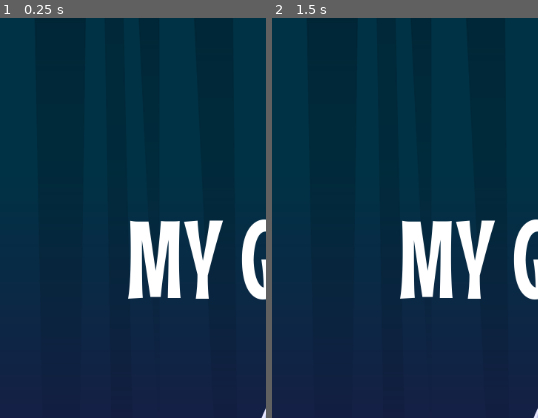
Above: before the commit, frames 1-2 (left to right).
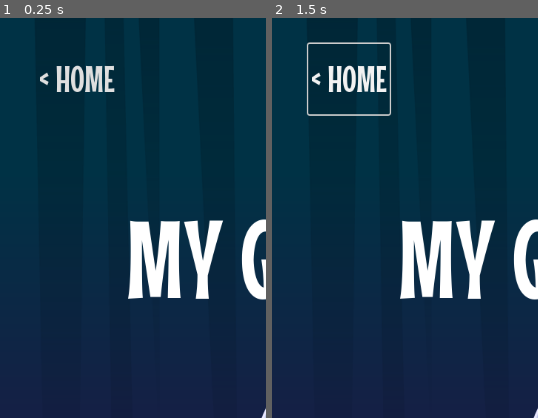
Above: after the commit, the same moments.

Repository: drxwat/godot4-mobile-game-course
Game: Godot game, scene res://scenes/start_screen/start_screen.tscn
Same seed, same stepped clock (60 frames per second), same inputs: the game is played once before the commit and once after it. The project has no main scene, so this scene is started directly.
Inputs:
- Up to frame 1 (0.25 s): no input
- Up to frame 2 (1.5 s): click "PLAY" (after the commit: "< HOME") at 0.5 s; click "PLAY" at 1.25 s
The pictures show only the part of the screen within x 0-50%, y 0-50%; the shares and areas given below are measured in that part.

The runs differ from the first frame. In frame 1, 1.1% of the frame differs, in the area x 15-44%, y 11-19%; in frame 2, 1.7%, in the area x 13-45%, y 6-25%.

Commit message:
4-5 shop

Diff:
--- a/elements/ui/hud/hud.tscn
+++ b/elements/ui/hud/hud.tscn
@@ -38,6 +38,11 @@
 
 [node name="HBoxContainer" type="HBoxContainer" parent="MarginContainer/VBoxContainer"]
 layout_mode = 2
+
+[node name="Button" type="Button" parent="MarginContainer/VBoxContainer/HBoxContainer"]
+layout_mode = 2
+text = "< HOME"
+flat = true
 
 [node name="Label" type="Label" parent="MarginContainer/VBoxContainer/HBoxContainer"]
 visible = false
--- /dev/null
+++ b/scenes/knife_shop/knife_shop.tscn
@@ -0,0 +1,95 @@
+[gd_scene load_steps=6 format=3 uid="uid://bky7wlwcnckc7"]
+
+[ext_resource type="PackedScene" uid="uid://b1dtn7e5h5bel" path="res://elements/ui/hud/hud.tscn" id="1_vscnf"]
+[ext_resource type="StyleBox" uid="uid://bugcmv7ebmuyv" path="res://styles/green_line.stylebox" id="2_i2r05"]
+[ext_resource type="Texture2D" uid="uid://cso6wdxm7tlg8" path="res://assets/knife1.png" id="3_0oesj"]
+[ext_resource type="PackedScene" uid="uid://ccqu43w8fy8db" path="res://scenes/knife_shop/shop_item/shop_item.tscn" id="4_t7ig8"]
+[ext_resource type="PackedScene" uid="uid://d2ftq4gjob5ok" path="res://scenes/knife_shop/unblock_button/unblock_button.tscn" id="5_j6k1q"]
+
+[node name="KnifeShop" type="Control"]
+layout_mode = 3
+anchors_preset = 15
+anchor_right = 1.0
+anchor_bottom = 1.0
+grow_horizontal = 2
+grow_vertical = 2
+
+[node name="HUD" parent="." instance=ExtResource("1_vscnf")]
+
+[node name="MarginContainer" type="MarginContainer" parent="."]
+layout_mode = 1
+anchors_preset = 15
+anchor_right = 1.0
+anchor_bottom = 1.0
+grow_horizontal = 2
+grow_vertical = 2
+theme_override_constants/margin_left = 105
+theme_override_constants/margin_top = 150
+theme_override_constants/margin_right = 105
+theme_override_constants/margin_bottom = 50
+
+[node name="VBoxContainer" type="VBoxContainer" parent="MarginContainer"]
+layout_mode = 2
+theme_override_constants/separation = 20
+
+[node name="HBoxContainer" type="HBoxContainer" parent="MarginContainer/VBoxContainer"]
+layout_mode = 2
+
+[node name="HSeparator" type="HSeparator" parent="MarginContainer/VBoxContainer/HBoxContainer"]
+layout_mode = 2
+size_flags_horizontal = 3
+theme_override_styles/separator = ExtResource("2_i2r05")
+
+[node name="Label" type="Label" parent="MarginContainer/VBoxContainer/HBoxContainer"]
+layout_mode = 2
+text = "CUSTOMIZE"
+
+[node name="HSeparator2" type="HSeparator" parent="MarginContainer/VBoxContainer/HBoxContainer"]
+layout_mode = 2
+size_flags_horizontal = 3
+theme_override_styles/separator = ExtResource("2_i2r05")
+
+[node name="TextureRect" type="TextureRect" parent="MarginContainer/VBoxContainer"]
+custom_minimum_size = Vector2(0, 220)
+layout_mode = 2
+texture = ExtResource("3_0oesj")
+stretch_mode = 5
+
+[node name="HSeparator" type="HSeparator" parent="MarginContainer/VBoxContainer"]
+layout_mode = 2
+theme_override_styles/separator = ExtResource("2_i2r05")
+
+[node name="GridContainer" type="GridContainer" parent="MarginContainer/VBoxContainer"]
+layout_mode = 2
+size_flags_vertical = 3
+columns = 3
+
+[node name="ShopItem" parent="MarginContainer/VBoxContainer/GridContainer" instance=ExtResource("4_t7ig8")]
+layout_mode = 2
+
+[node name="ShopItem2" parent="MarginContainer/VBoxContainer/GridContainer" instance=ExtResource("4_t7ig8")]
+layout_mode = 2
+
+[node name="ShopItem3" parent="MarginContainer/VBoxContainer/GridContainer" instance=ExtResource("4_t7ig8")]
+layout_mode = 2
+
+[node name="ShopItem4" parent="MarginContainer/VBoxContainer/GridContainer" instance=ExtResource("4_t7ig8")]
+layout_mode = 2
+
+[node name="ShopItem5" parent="MarginContainer/VBoxContainer/GridContainer" instance=ExtResource("4_t7ig8")]
+layout_mode = 2
+
+[node name="ShopItem6" parent="MarginContainer/VBoxContainer/GridContainer" instance=ExtResource("4_t7ig8")]
+layout_mode = 2
+
+[node name="ShopItem7" parent="MarginContainer/VBoxContainer/GridContainer" instance=ExtResource("4_t7ig8")]
+layout_mode = 2
+
+[node name="ShopItem8" parent="MarginContainer/VBoxContainer/GridContainer" instance=ExtResource("4_t7ig8")]
+layout_mode = 2
+
+[node name="ShopItem9" parent="MarginContainer/VBoxContainer/GridContainer" instance=ExtResource("4_t7ig8")]
+layout_mode = 2
+
+[node name="UnblockButton" parent="MarginContainer/VBoxContainer" instance=ExtResource("5_j6k1q")]
+layout_mode = 2
--- /dev/null
+++ b/scenes/knife_shop/shop_item/shop_item.tscn
@@ -0,0 +1,30 @@
+[gd_scene load_steps=3 format=3 uid="uid://ccqu43w8fy8db"]
+
+[ext_resource type="Texture2D" uid="uid://bu3qa4uimyddu" path="res://assets/locked.png" id="1_j3kfx"]
+
+[sub_resource type="StyleBoxEmpty" id="StyleBoxEmpty_e3jpq"]
+
+[node name="ShopItem" type="PanelContainer"]
+offset_right = 40.0
+offset_bottom = 40.0
+size_flags_horizontal = 3
+size_flags_vertical = 3
+theme_override_styles/panel = SubResource("StyleBoxEmpty_e3jpq")
+
+[node name="ColorRect" type="ColorRect" parent="."]
+layout_mode = 2
+color = Color(0.631373, 0.631373, 0.631373, 0.258824)
+
+[node name="MarginContainer" type="MarginContainer" parent="."]
+layout_mode = 2
+theme_override_constants/margin_left = 15
+theme_override_constants/margin_top = 15
+theme_override_constants/margin_right = 15
+theme_override_constants/margin_bottom = 15
+
+[node name="TextureRect" type="TextureRect" parent="MarginContainer"]
+custom_minimum_size = Vector2(110, 110)
+layout_mode = 2
+texture = ExtResource("1_j3kfx")
+expand_mode = 1
+stretch_mode = 5
--- /dev/null
+++ b/scenes/knife_shop/unblock_button/unblock_button.tscn
@@ -0,0 +1,58 @@
+[gd_scene load_steps=5 format=3 uid="uid://d2ftq4gjob5ok"]
+
+[ext_resource type="Texture2D" uid="uid://c076ottpxnfh4" path="res://assets/button2.png" id="1_amaly"]
+[ext_resource type="Texture2D" uid="uid://v7i8pj2qj2no" path="res://assets/knife_ico_1.png" id="2_8opul"]
+[ext_resource type="Texture2D" uid="uid://dfoxeyqgynyxa" path="res://assets/apple_ico.png" id="3_edjt5"]
+
+[sub_resource type="StyleBoxTexture" id="StyleBoxTexture_p84ff"]
+texture = ExtResource("1_amaly")
+texture_margin_left = 25.4692
+texture_margin_top = 14.6938
+texture_margin_right = 21.5509
+texture_margin_bottom = 11.2652
+region_rect = Rect2(0, 0, 481, 142)
+
+[node name="UnblockButton" type="PanelContainer"]
+offset_right = 40.0
+offset_bottom = 40.0
+size_flags_horizontal = 4
+theme_override_styles/panel = SubResource("StyleBoxTexture_p84ff")
+
+[node name="HBoxContainer" type="HBoxContainer" parent="."]
+layout_mode = 2
+theme_override_constants/separation = 35
+
+[node name="TextureRect" type="TextureRect" parent="HBoxContainer"]
+custom_minimum_size = Vector2(70, 70)
+layout_mode = 2
+texture = ExtResource("2_8opul")
+stretch_mode = 5
+
+[node name="VBoxContainer" type="VBoxContainer" parent="HBoxContainer"]
+layout_mode = 2
+theme_override_constants/separation = -5
+alignment = 1
+
+[node name="Label" type="Label" parent="HBoxContainer/VBoxContainer"]
+layout_mode = 2
+text = "UNBLOCK"
+
+[node name="Label2" type="Label" parent="HBoxContainer/VBoxContainer"]
+layout_mode = 2
+text = "RANDOM"
+
+[node name="VBoxContainer2" type="VBoxContainer" parent="HBoxContainer"]
+layout_mode = 2
+theme_override_constants/separation = -5
+
+[node name="TextureRect" type="TextureRect" parent="HBoxContainer/VBoxContainer2"]
+custom_minimum_size = Vector2(0, 50)
+layout_mode = 2
+size_flags_vertical = 2
+texture = ExtResource("3_edjt5")
+expand_mode = 1
+stretch_mode = 5
+
+[node name="Label" type="Label" parent="HBoxContainer/VBoxContainer2"]
+layout_mode = 2
+text = "250"
Binary file added: styles/green_line.stylebox
